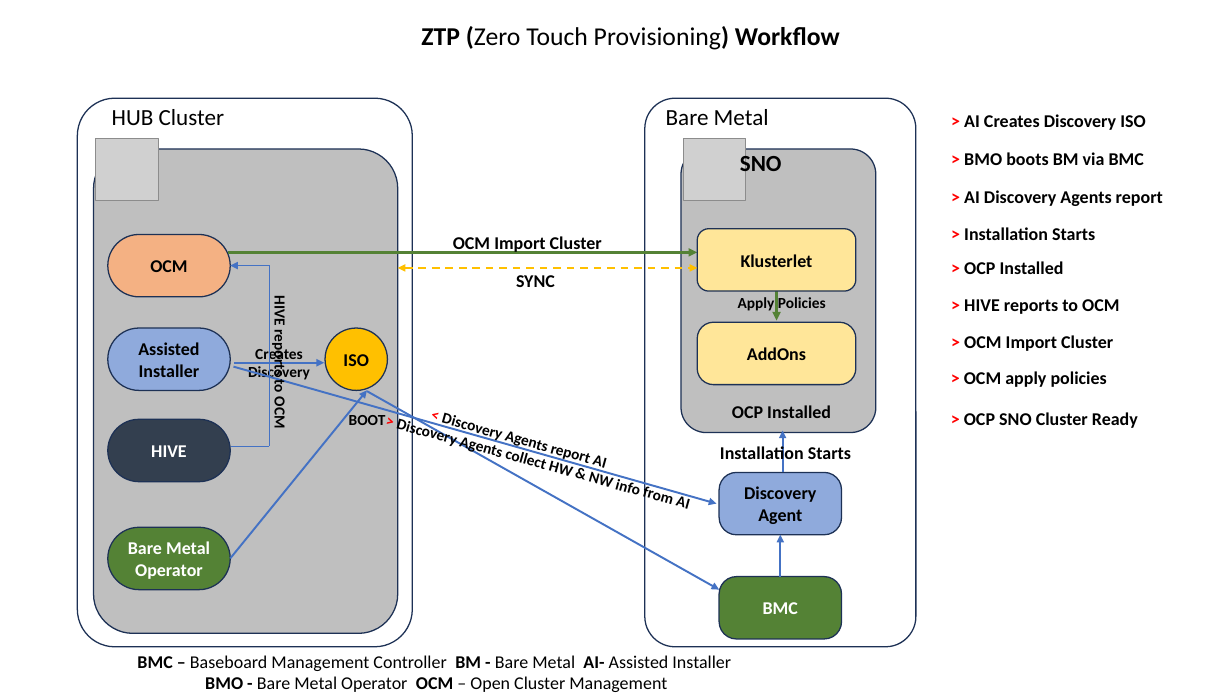
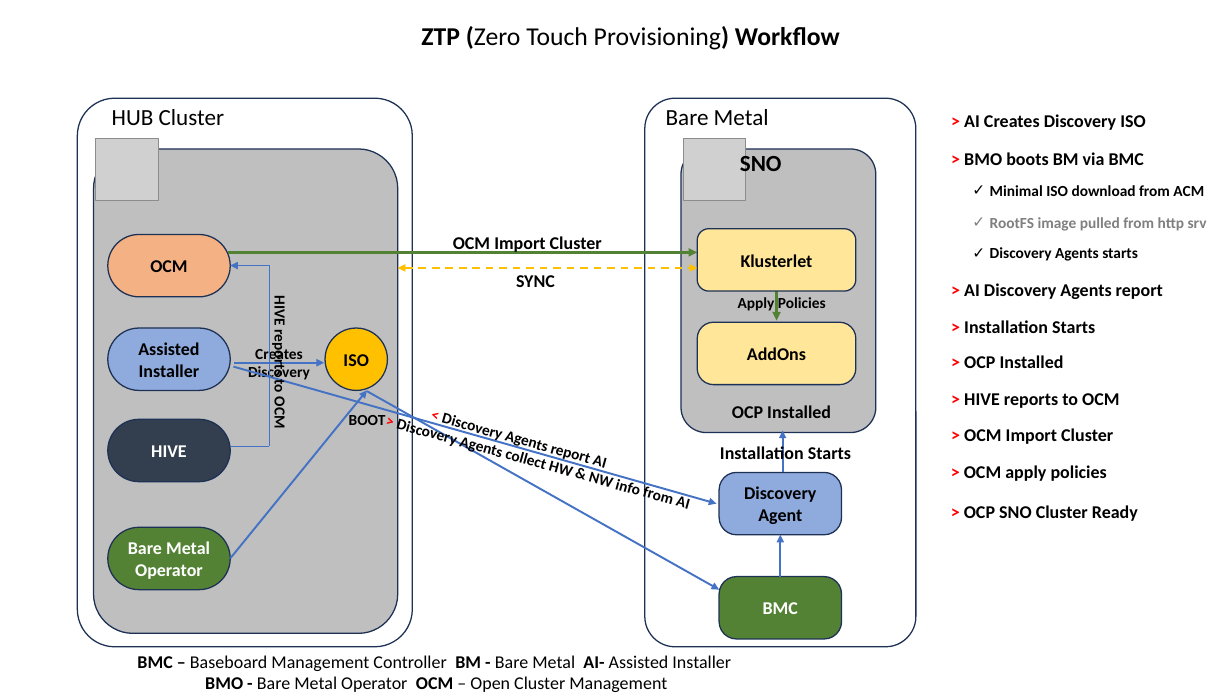
Before and after one commit to cloudcafetech/homelab, a slide deck: slide 3 of ocp/ztp-work-flow.pptx. Drawn at 1232x693 pixels with LibreOffice and Linux fonts; fonts in the diff are those of the drawing; grey boxes stand for pictures. Boxes give left, top, right and bottom in pixels: in the first picture for what was removed or moved away, otherwise in the second. Text is boxed around its words. In the diff, an @@ line names an element or a change of style, - is before the commit and + after.

```diff
--- a/ocp/ztp-work-flow.pptx
+++ b/ocp/ztp-work-flow.pptx
@@ text added at [990, 185, 1204, 196], 12 pt, text #000000, bold @@
+✓ Minimal ISO download from ACM
@@ text added at [990, 217, 1207, 231], 12 pt, text #808080, bold @@
+✓ RootFS image pulled from http srv
@@ text added at [990, 247, 1138, 261], 12 pt, text #000000, bold @@
+✓ Discovery Agents starts
@@ 7 texts: place and size @@
-7 texts at [964, 190, 1163, 428]
+7 texts at [964, 283, 1163, 521]
```
Also in this commit, not shown: 3 other files.
